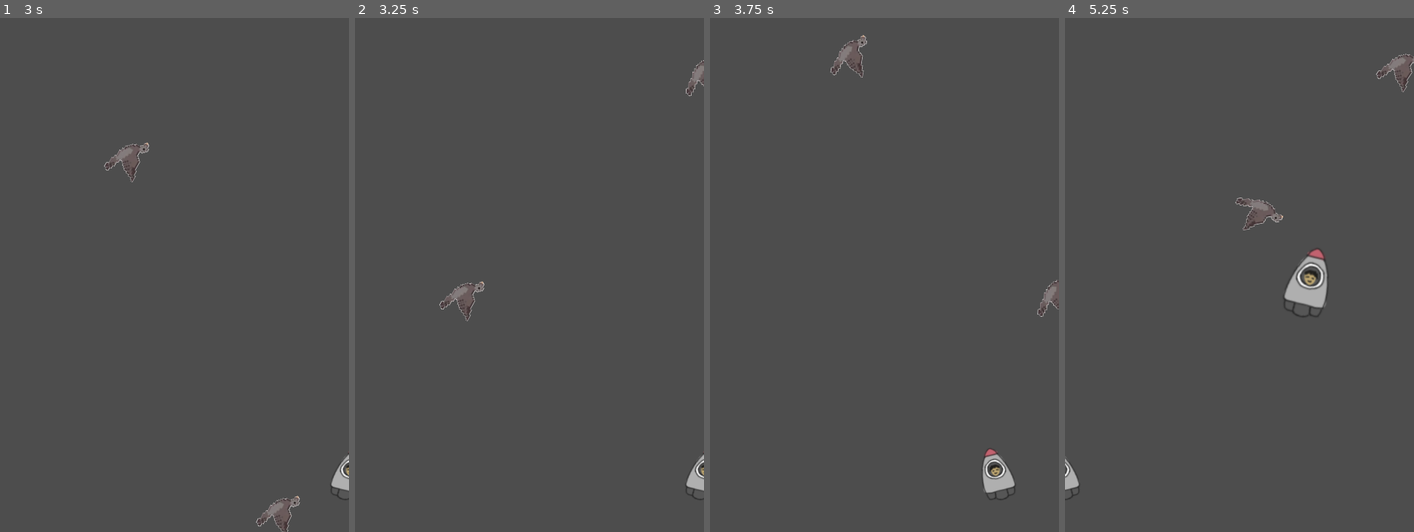
Above: before the commit, frames 1-4 (left to right).
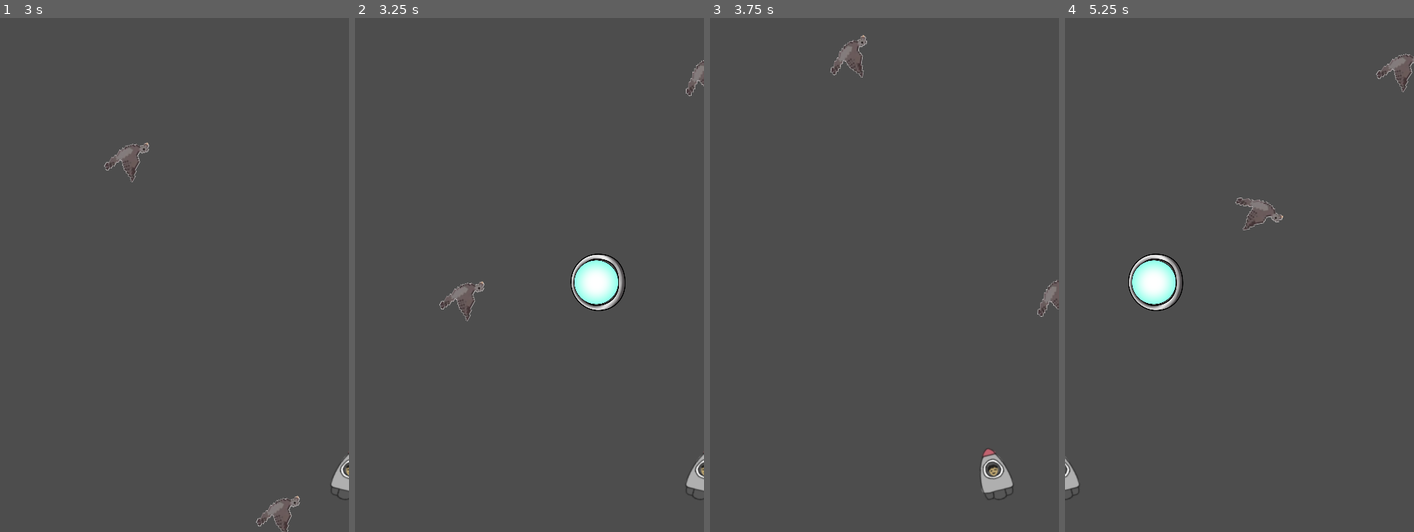
Above: after the commit, the same moments.

Repository: siddydutta/DYHTG-2024-SpaceEscape
Game: Godot game, scene res://main.tscn
Two runs of this game, one before a commit and one after it. Both use one fixed random seed, a clock stepped at 60 frames per second and the inputs below.
Inputs:
- Up to frame 1 (3 s): tap Enter at 0.5 s; hold Right (move_right) 0.53-1.28 s; hold Left (move_left) 1.28-2.03 s; hold Right (move_right) from 2.03 s (still down)
- Up to frame 2 (3.25 s): keep holding Right (move_right)
- Up to frame 3 (3.75 s): release Right (move_right) at 3.53 s; hold Left (move_left) from 3.53 s (still down)
- Up to frame 4 (5.25 s): keep holding Left (move_left)

Frame 1 is identical in both runs. In frame 2, 1.3% of the frame differs, in the area x 61-78%, y 45-58%; in frame 3, 0.3%; in frame 4, 2.2%, in the area x 18-76%, y 44-59%.

Commit message:
Added power up frames

Diff:
--- a/main.tscn
+++ b/main.tscn
@@ -29,7 +29,7 @@
 one_shot = true
 
 [node name="PowerUpTimer" type="Timer" parent="."]
-wait_time = 4.0
+wait_time = 2.0
 
 [node name="StartPosition" type="Marker2D" parent="."]
 position = Vector2(240, 640)
--- a/player.gd
+++ b/player.gd
@@ -53,7 +53,7 @@
 # Handle power-up collision (player collects a power-up)
 func _on_power_up_collision(power_up: Node2D) -> void:
 	# Increase the player's speed by 1.2x
-	speed_multiplier *= 5  # Multiply the current speed by 1.2
+	speed_multiplier *= 1.2  # Multiply the current speed by 1.2
 	power_up_collected.emit()  # Emit a signal for collecting the power-up
 
 	# You might want to hide or remove the power-up from the scene
--- a/power_up.tscn
+++ b/power_up.tscn
@@ -1,32 +1,55 @@
-[gd_scene load_steps=4 format=3 uid="uid://boy57fuyyhwu3"]
+[gd_scene load_steps=9 format=3 uid="uid://boy57fuyyhwu3"]
 
-[ext_resource type="Texture2D" uid="uid://cgkx7grl4oyos" path="res://art/player-right.png" id="1_p4anm"]
+[ext_resource type="Texture2D" uid="uid://2pdc4e5ty8tu" path="res://art/PowerUps/frame 1.png" id="1_q2l1w"]
+[ext_resource type="Texture2D" uid="uid://b6gmkgk6siyvn" path="res://art/PowerUps/frame 2.png" id="2_wkwpm"]
+[ext_resource type="Texture2D" uid="uid://c8xka1lv2qtek" path="res://art/PowerUps/frame 3.png" id="3_dmtg3"]
+[ext_resource type="Texture2D" uid="uid://ceuq4o6xrbh8y" path="res://art/PowerUps/frame 4.png" id="4_0qf5s"]
+[ext_resource type="Texture2D" uid="uid://du7lxiqeaeser" path="res://art/PowerUps/frame 5.png" id="5_tk75t"]
+[ext_resource type="Texture2D" uid="uid://bdwjwqqac07qr" path="res://art/PowerUps/frame 6.png" id="6_v1qjc"]
 
 [sub_resource type="SpriteFrames" id="SpriteFrames_3f6y5"]
 animations = [{
 "frames": [{
 "duration": 1.0,
-"texture": ExtResource("1_p4anm")
+"texture": ExtResource("1_q2l1w")
+}, {
+"duration": 1.0,
+"texture": ExtResource("2_wkwpm")
+}, {
+"duration": 1.0,
+"texture": ExtResource("3_dmtg3")
+}, {
+"duration": 1.0,
+"texture": ExtResource("4_0qf5s")
+}, {
+"duration": 1.0,
+"texture": ExtResource("5_tk75t")
+}, {
+"duration": 1.0,
+"texture": ExtResource("6_v1qjc")
 }],
-"loop": true,
+"loop": false,
 "name": &"powerup",
 "speed": 5.0
 }]
 
-[sub_resource type="CircleShape2D" id="CircleShape2D_vhn0l"]
-radius = 48.0
+[sub_resource type="CircleShape2D" id="CircleShape2D_mel2t"]
+radius = 64.0
 
 [node name="PowerUP" type="RigidBody2D" groups=["powerups"]]
 collision_mask = 0
 
 [node name="AnimatedSprite2D" type="AnimatedSprite2D" parent="."]
+scale = Vector2(0.25, 0.25)
 sprite_frames = SubResource("SpriteFrames_3f6y5")
 animation = &"powerup"
+frame = 5
+frame_progress = 1.0
 metadata/_edit_group_ = true
 
 [node name="CollisionShape2D" type="CollisionShape2D" parent="."]
 scale = Vector2(0.75, 0.75)
-shape = SubResource("CircleShape2D_vhn0l")
+shape = SubResource("CircleShape2D_mel2t")
 one_way_collision = true
 metadata/_edit_group_ = true
 
--- a/powerup.gd
+++ b/powerup.gd
@@ -1,14 +1,17 @@
 extends RigidBody2D
 
+var screen_size # Size of the game window.
 
-# Called when the node enters the scene tree for the first time.
+var sprite = $AnimatedSprite2D
+
+
 func _ready():
-	var mob_types = $AnimatedSprite2D.sprite_frames.get_animation_names()
-	$AnimatedSprite2D.play(mob_types[randi() % mob_types.size()])
+	sprite.play("powerup")
 
 # Called every frame. 'delta' is the elapsed time since the previous frame.
 func _process(delta: float) -> void:
-	pass
+	$AnimatedSprite2D.animation = "powerup"
+	$AnimatedSprite2D.play()
 
 func _on_visible_on_screen_notifier_2d_screen_exited():
 	queue_free()
Binary file added: art/PowerUps/frame 1.png
Not shown, added: art/PowerUps/frame 1.png.import
Binary file added: art/PowerUps/frame 2.png
Not shown, added: art/PowerUps/frame 2.png.import
Binary file added: art/PowerUps/frame 3.png
Not shown, added: art/PowerUps/frame 3.png.import
Binary file added: art/PowerUps/frame 4.png
Not shown, added: art/PowerUps/frame 4.png.import
Binary file added: art/PowerUps/frame 5.png
Not shown, added: art/PowerUps/frame 5.png.import
Binary file added: art/PowerUps/frame 6.png
Not shown, added: art/PowerUps/frame 6.png.import
(and 1 more such lines)
